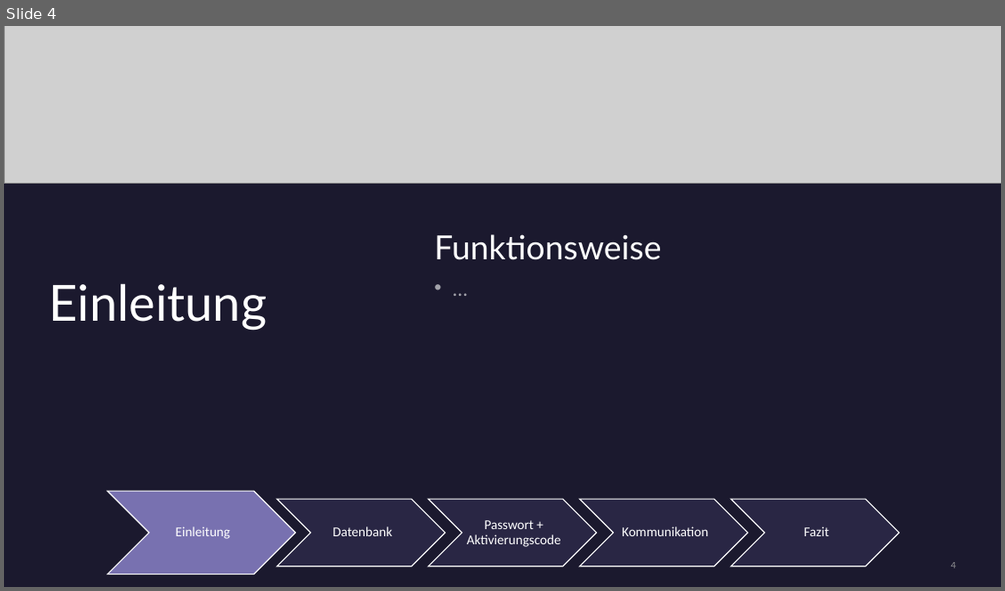
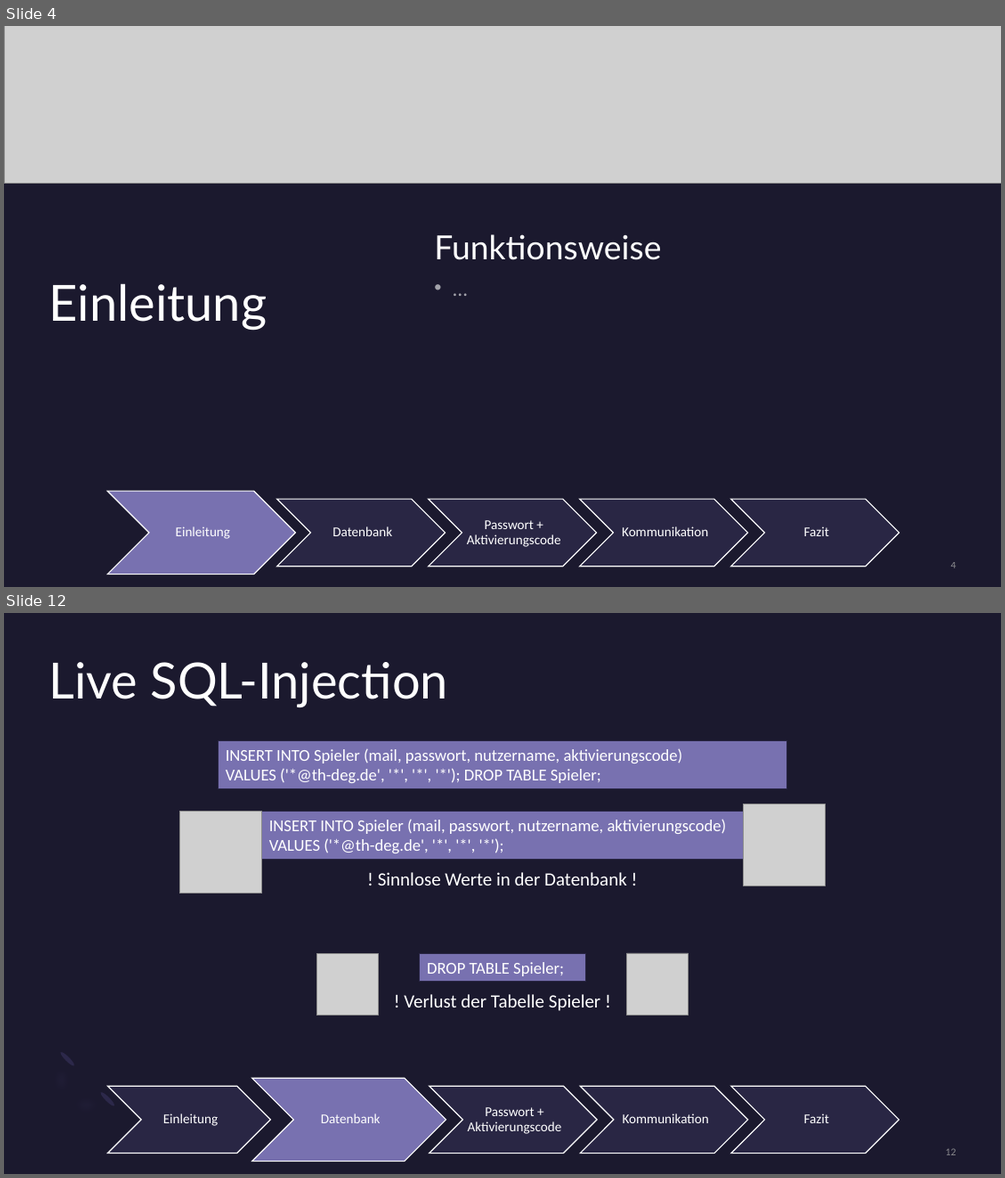
Before and after one commit to hagengruber/chess_server_strong, a slide deck: Alternativ Version.pptx. Shown one above the other, each under a label of ours: slide 4 before the commit, slides 4 and 12 after it; the slides between them are not shown. The pictures are 1005x591 and 1005x1178 pixels, drawn with LibreOffice and Linux fonts; fonts in the diff are those of the drawing; grey boxes stand for pictures. Boxes give left, top, right and bottom in pixels: in the first picture for what was removed or moved away, otherwise in the second. Text is boxed around its words. In the diff, an @@ line names an element or a change of style, - is before the commit and + after.

```diff
--- a/Alternativ Version.pptx
+++ b/Alternativ Version.pptx
@@ slide 12 added at bbox=[4, 613, 1001, 1174], background #1B192E @@
@@ title added at bbox=[49, 662, 448, 707], 48 pt, text #FFFFFF @@
+Live SQL-Injection
@@ rectangle added at bbox=[218, 741, 787, 788], fill #7871B0, outline #292644 0.75 pt, 16 pt, text #FFFFFF @@
+INSERT INTO Spieler (mail, passwort, nutzername, aktivierungscode)
+VALUES ('*@th-deg.de', '*', '*', '*'); DROP TABLE Spieler;
@@ picture added at bbox=[179, 811, 262, 893] @@
@@ rectangle added at bbox=[262, 811, 744, 859], fill #7871B0, outline #292644 0.75 pt, 16 pt, text #FFFFFF @@
+INSERT INTO Spieler (mail, passwort, nutzername, aktivierungscode)
+VALUES ('*@th-deg.de', '*', '*', '*');
@@ picture added at bbox=[744, 803, 825, 886] @@
@@ text added at bbox=[378, 872, 627, 885], 18 pt, text #FFFFFF @@
+! Sinnlose Werte in der Datenbank !
@@ picture added at bbox=[316, 954, 379, 1016] @@
@@ rectangle added at bbox=[420, 953, 586, 981], fill #7871B0, outline #292644 0.75 pt, 16 pt, text #FFFFFF @@
+DROP TABLE Spieler;
@@ picture added at bbox=[627, 953, 689, 1015] @@
@@ text added at bbox=[404, 994, 600, 1011], 18 pt, text #FFFFFF @@
+! Verlust der Tabelle Spieler !
@@ freeform shape added at bbox=[33, 1048, 117, 1132], fill #7771B2 at 20% opacity @@
@@ ellipse added at bbox=[59, 1050, 76, 1067], fill #2C284A @@
@@ ellipse added at bbox=[98, 1091, 115, 1108], fill #2C284A @@
@@ group added at bbox=[108, 1078, 899, 1161]: 5 chevrons, 5 texts @@
+Einleitung
+Datenbank
+Passwort + Aktivierungscode
+Kommunikation
+Fazit
@@ text added at bbox=[354, 1155, 410, 1158], 10 pt, text #A6A6A6 at 80% opacity @@
+Beispiel für einen Fußzeilentext
@@ page number added at bbox=[946, 1148, 956, 1155], 10 pt, text #A6A6A6 at 80% opacity @@
+12
```
Also in this commit, not shown: 5 slides changed, 4 other slides added.
